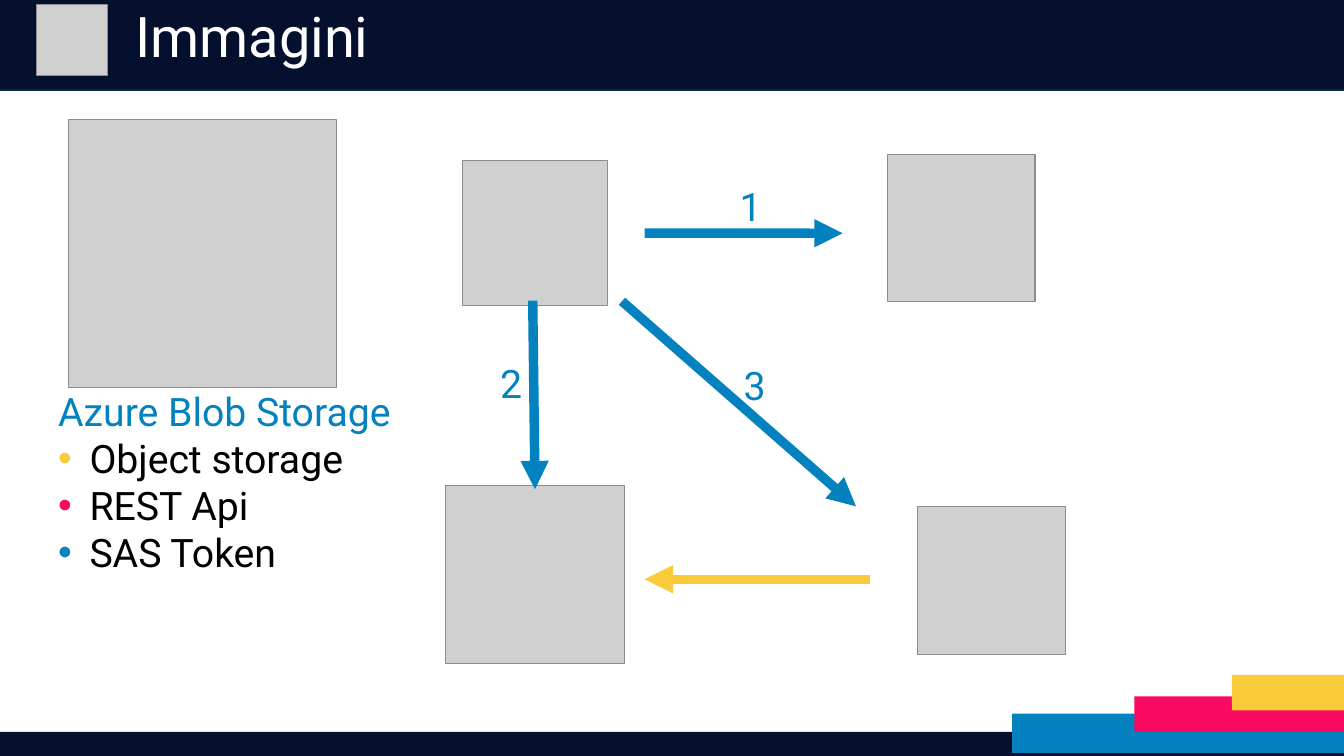
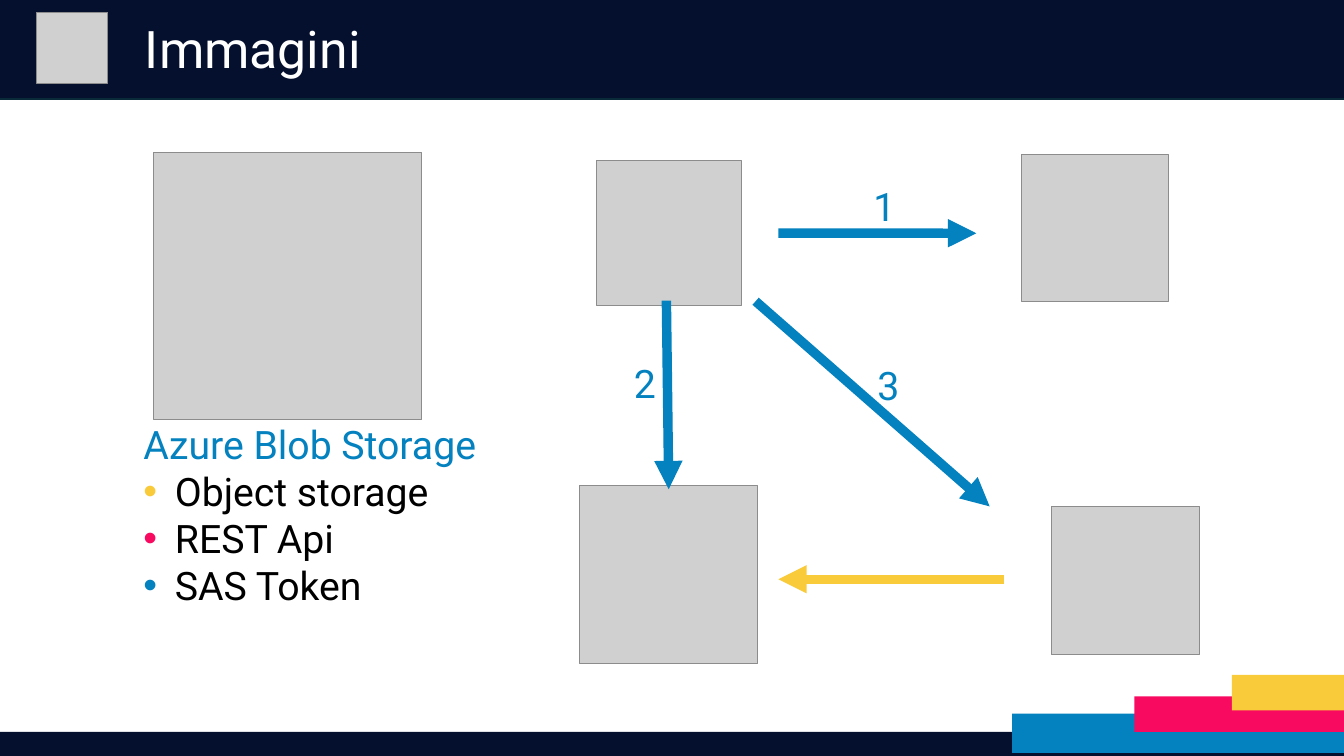
Before and after one commit to RedDuality/Tesi, a slide deck: slide 11 of Presentazione.pptx. Drawn at 1344x756 pixels with LibreOffice and Linux fonts; fonts in the diff are those of the drawing; grey boxes stand for pictures. Boxes give left, top, right and bottom in pixels: in the first picture for what was removed or moved away, otherwise in the second. Text is boxed around its words. In the diff, an @@ line names an element or a change of style, - is before the commit and + after.

```diff
--- a/Presentazione.pptx
+++ b/Presentazione.pptx
@@ rectangle: place and size @@
-rectangle at box(0, 0, 1344, 91)
+rectangle at box(0, 0, 1344, 99)
@@ rectangle removed at box(0, 0, 1344, 756) @@
@@ picture: place and size @@
-picture at box(36, 5, 108, 76)
+picture at box(36, 12, 108, 83)
@@ text "Immagini": place and size @@
-text "Immagini" at box(135, 16, 368, 69)
+text "Immagini" at box(145, 30, 361, 79)
@@ text "Immagini" at box(145, 30, 361, 79): size 40 to 37 pt @@
@@ picture: place and size @@
-picture at box(69, 119, 337, 387)
+picture at box(153, 152, 421, 420)
@@ 4 pictures, 4 arrows, 3 texts: place and size @@
-4 pictures, 4 arrows, 3 texts at box(446, 154, 1066, 664)
+4 pictures, 4 arrows, 3 texts at box(580, 154, 1200, 664)
@@ text "Azure Blob Storage": place and size @@
-text "Azure Blob Storage" at box(58, 396, 391, 568)
+text "Azure Blob Storage" at box(143, 429, 476, 601)
```
Also in this commit, not shown: 16 other slides changed, 8 other files.
